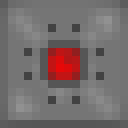
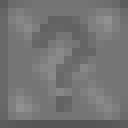
Layers edited between the first and the second 128px x 128px image:
added layer "random" (35%) above "gate" over [32, 16, 96, 112]
hid "gate" over [24, 24, 104, 104]
hid "red" over [48, 48, 80, 80]
hid "red_border" over [40, 40, 88, 88]
